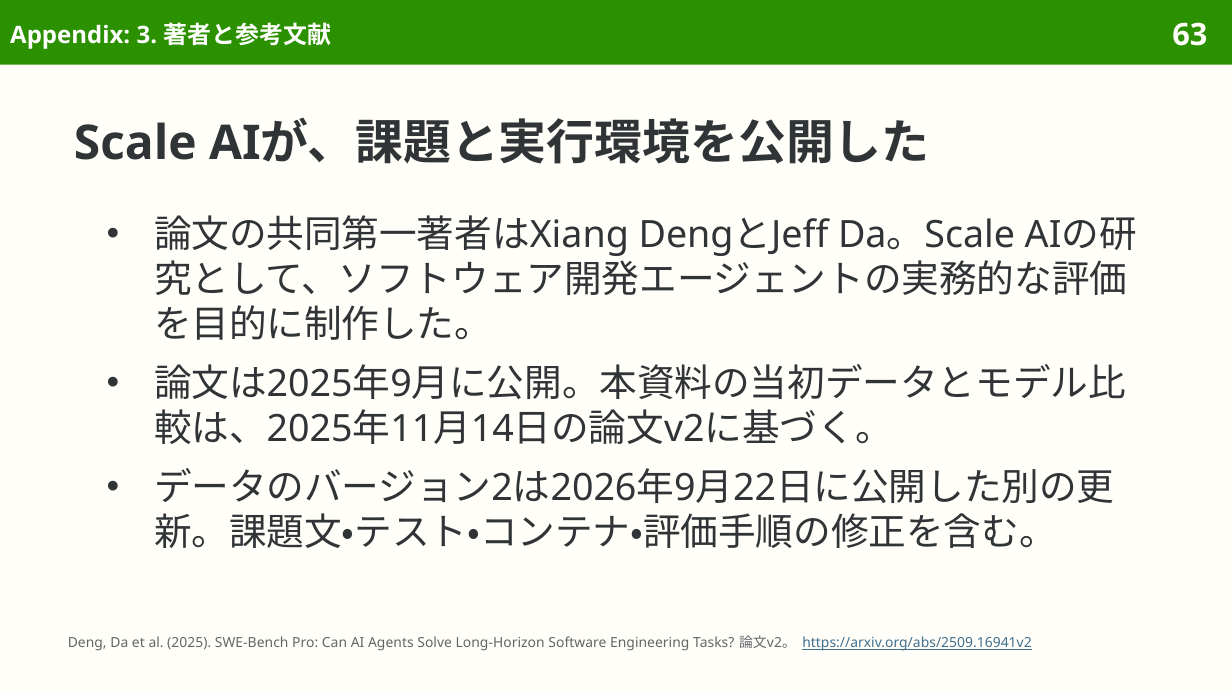
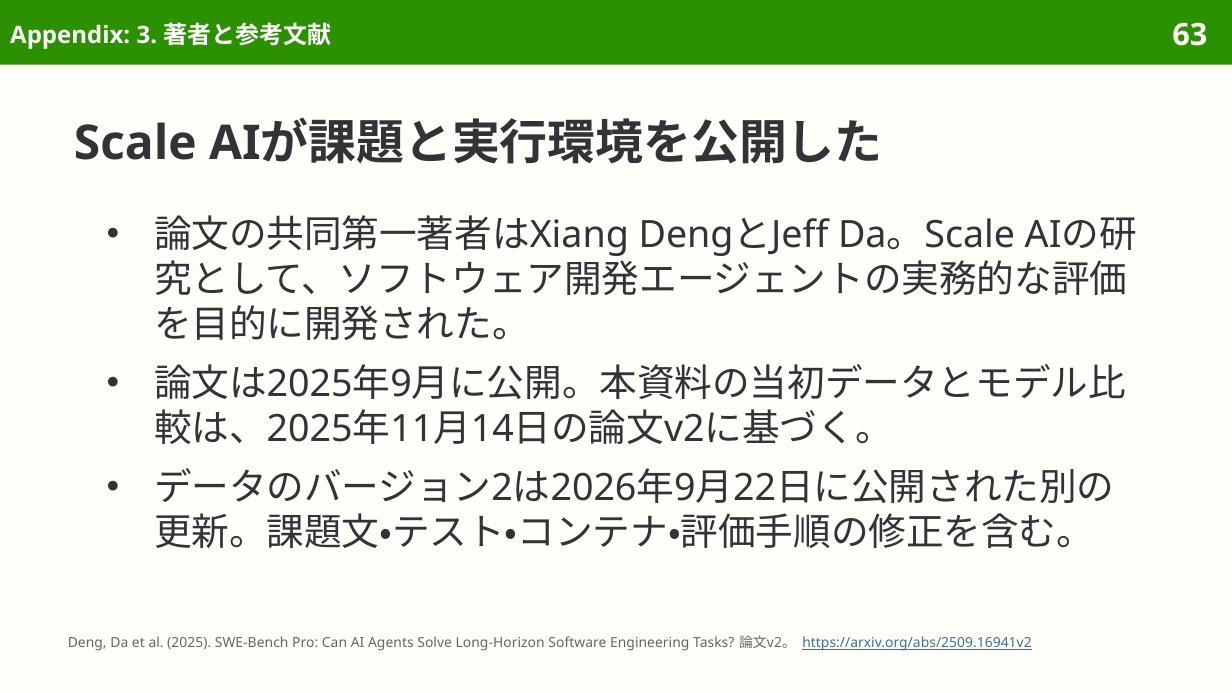
Before and after one commit to sasakiy84/datasets-in-10-minutes, a slide deck: slide 63 of slides/datasets-in-10-minutes-swe-bench-pro.pptx. Drawn at 1232x693 pixels with LibreOffice and Linux fonts; fonts in the diff are those of the drawing. Boxes give left, top, right and bottom in pixels: in the first picture for what was removed or moved away, otherwise in the second. Text is boxed around its words. In the diff, an @@ line names an element or a change of style, - is before the commit and + after.

```diff
--- a/slides/datasets-in-10-minutes-swe-bench-pro.pptx
+++ b/slides/datasets-in-10-minutes-swe-bench-pro.pptx
@@ title at box(74, 117, 883, 164): text changed @@
-Scale AIが、課題と実行環境を公開した
+Scale AIが課題と実行環境を公開した
@@ text at box(154, 215, 1127, 340): text changed @@
-● 論文の共同第一著者はXiang DengとJeff Da。Scale AIの研究として、ソフトウェア開発エージェントの実務的な評価を目的に制作した。
+● 論文の共同第一著者はXiang DengとJeff Da。Scale AIの研究として、ソフトウェア開発エージェントの実務的な評価を目的に開発された。
@@ text at box(154, 468, 1114, 548): text changed @@
-● データのバージョン2は2026年9月22日に公開した別の更新。課題文・テスト・コンテナ・評価手順の修正を含む。
+● データのバージョン2は2026年9月22日に公開された別の更新。課題文・テスト・コンテナ・評価手順の修正を含む。
```
Also in this commit, not shown: 17 other slides changed, 7 other files.
